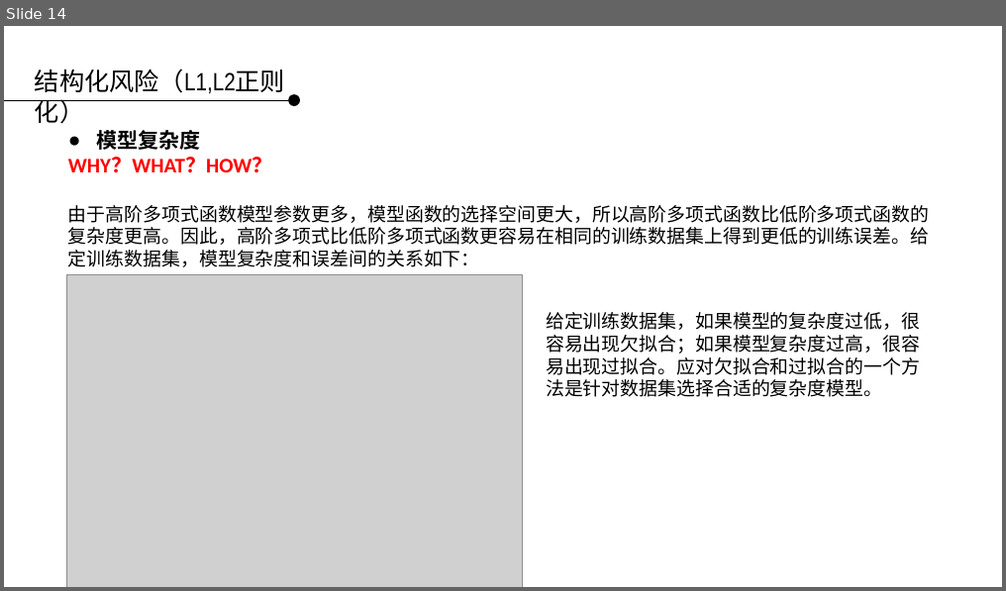
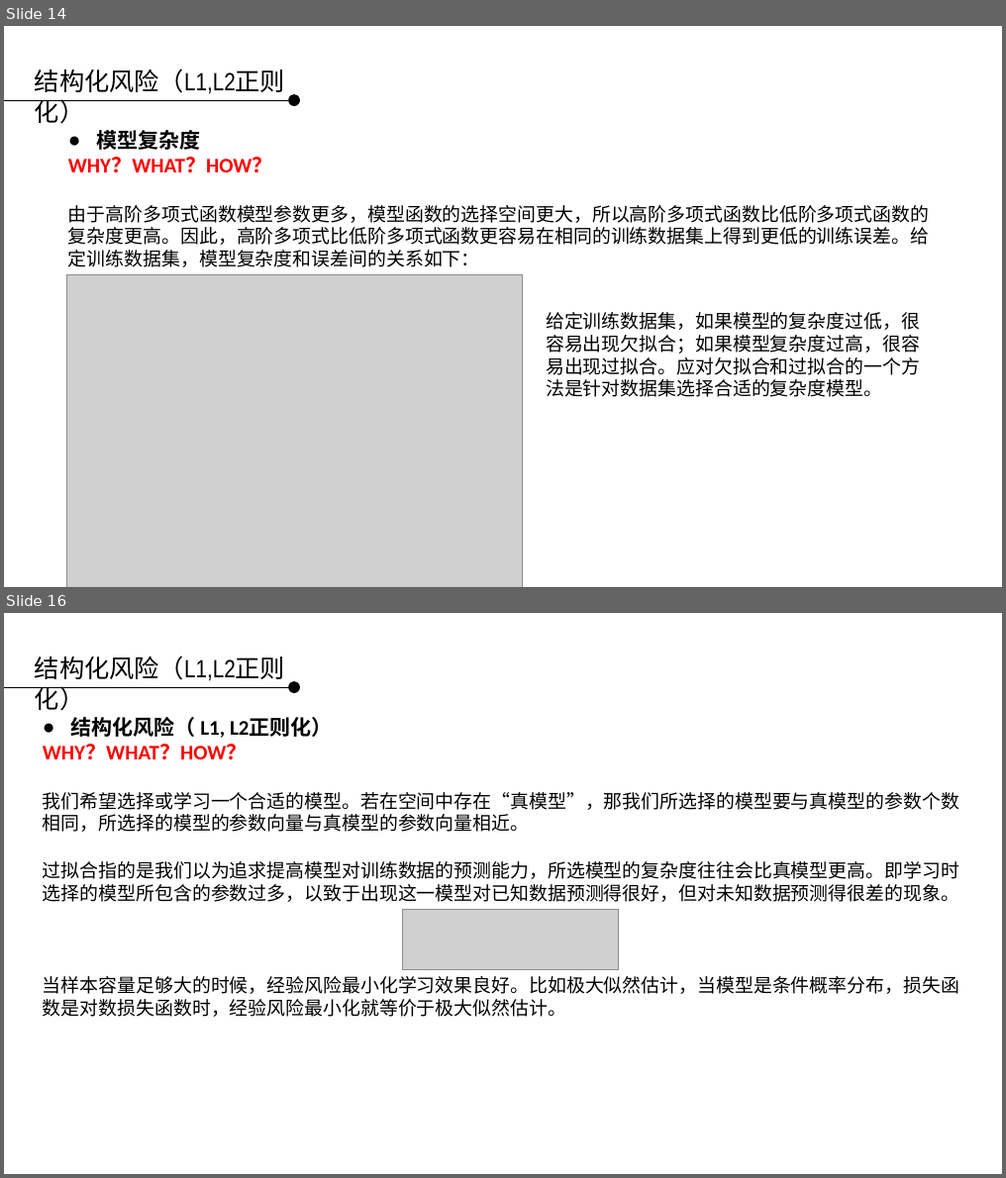
Before and after one commit to applepip/Big_Data, a slide deck: 产品大数据分析与建模/大数据分析与建模 - 函数与概念 第二-2讲 - 补充.pptx. Shown one above the other, each under a label of ours: slide 14 before the commit, slides 14 and 16 after it; the slides between them are not shown. The pictures are 1006x591 and 1006x1178 pixels, drawn with LibreOffice and Linux fonts; fonts in the diff are those of the drawing; grey boxes stand for pictures; background and template pictures are left out. Boxes give left, top, right and bottom in pixels: in the first picture for what was removed or moved away, otherwise in the second. Text is boxed around its words. In the diff, an @@ line names an element or a change of style, - is before the commit and + after.

```diff
--- a/产品大数据分析与建模/大数据分析与建模 - 函数与概念 第二-2讲 - 补充.pptx
+++ b/产品大数据分析与建模/大数据分析与建模 - 函数与概念 第二-2讲 - 补充.pptx
@@ slide 16 added at [4,613,1002,1174], background picture (left out) @@
@@ text added at [35,656,285,681], 24 pt, text #000000 @@
+结构化风险（L1,L2正则化）
@@ line added from (4, 687) to (288, 687), #000000 0.75 pt @@
@@ ellipse added at [288,682,300,694], fill #000000 @@
@@ text added at [43,717,959,902], 18 pt, text #000000 @@
+● 结构化风险（ L1, L2正则化）
+WHY？WHAT？HOW？
+我们希望选择或学习一个合适的模型。若在空间中存在“真模型”，那我们所选择的模型要与真模型的参数个数相同，所选择的模型的参数向量与真模型的参数向量相近。
+过拟合指的是我们以为追求提高模型对训练数据的预测能力，所选模型的复杂度往往会比真模型更高。即学习时选择的模型所包含的参数过多，以致于出现这一模型对已知数据预测得很好，但对未知数据预测得很差的现象。
@@ picture added at [403,910,619,970] @@
@@ text added at [43,976,959,1017], 18 pt, text #000000 @@
+当样本容量足够大的时候，经验风险最小化学习效果良好。比如极大似然估计，当模型是条件概率分布，损失函数是对数损失函数时，经验风险最小化就等价于极大似然估计。
```
Also in this commit, not shown: 1 slide changed, 1 other slide added.
